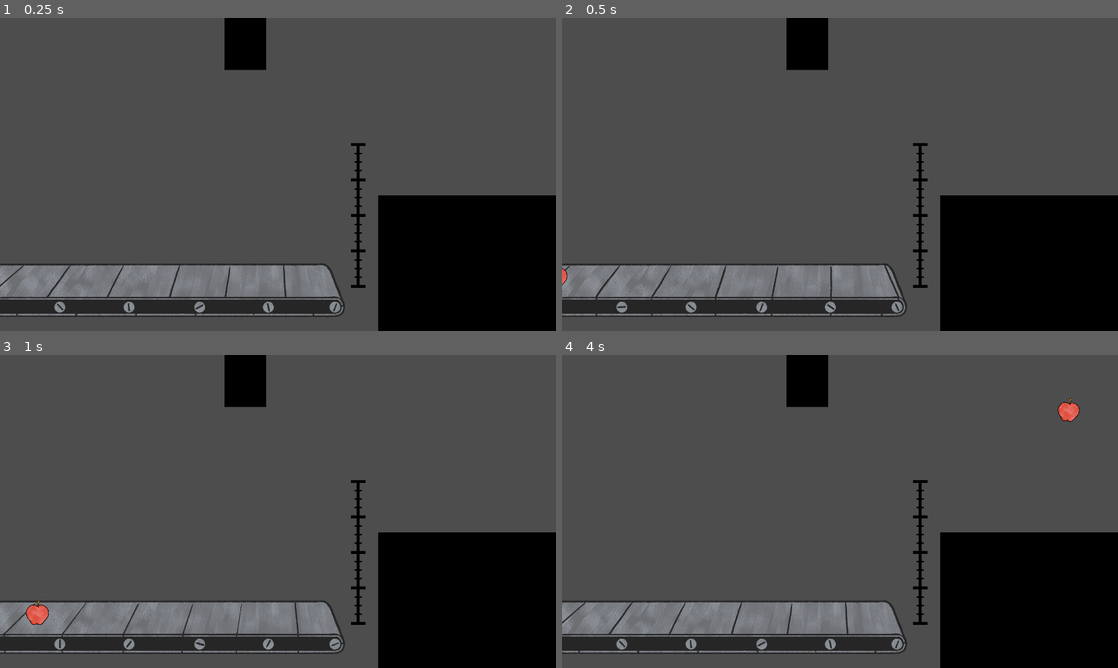
Above: before the commit, frames 1-4 (two rows, left to right).
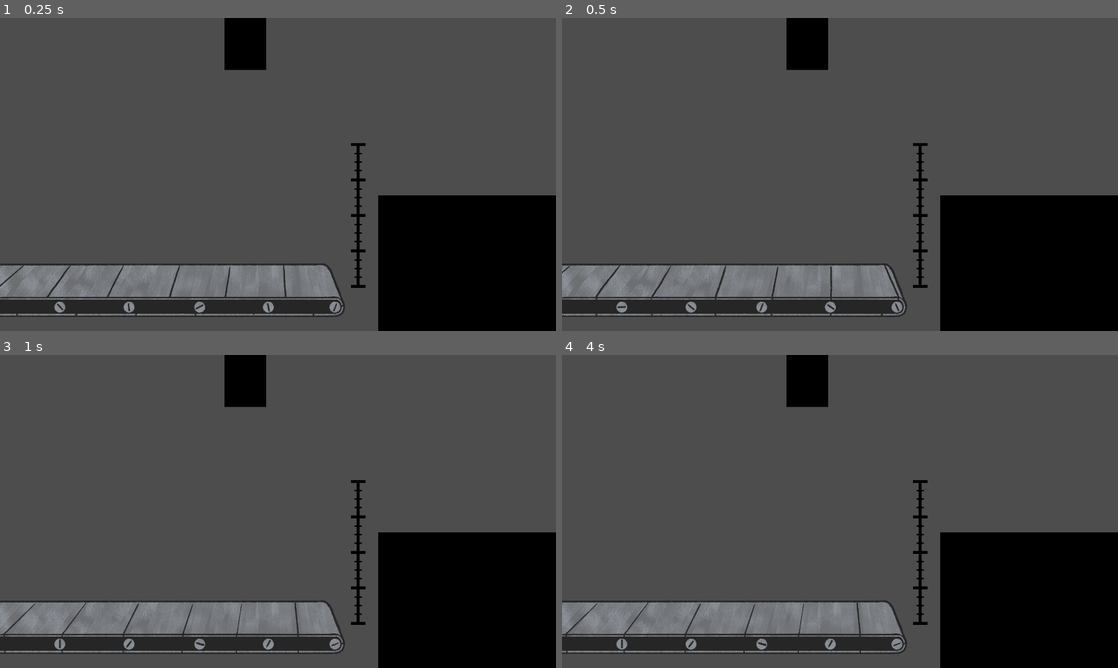
Above: after the commit, the same moments.

Repository: saadjiqbal/tip-the-scales
Game: Godot game, scene res://scenes/game.tscn
Same seed, same stepped clock (60 frames per second), same inputs: the game is played once before the commit and once after it. The project has no main scene, so this scene is started directly.
Inputs (mouse positions are in pixels of both pictures, inside the frame that each line leads up to):
- Up to frame 1 (0.25 s): no input
- Up to frame 2 (0.5 s): no input
- Up to frame 3 (1 s): tap Enter (ui_accept) at 0.5, 0.77 s; move the mouse to (400, 495) at 0.52 s; press the mouse at (400, 495) at 0.53 s; right-click (400, 495) at 0.8 s
- Up to frame 4 (4 s): tap Enter (ui_accept) at 1.07, 1.52, 1.55, 1.82, 2.1, 3.02, 3.32, 3.77, 3.8 s; move the mouse to (623, 611) at 1.27 s; release the mouse at (623, 611) at 1.28 s; right-click (623, 611) at 1.35 s; move the mouse to (895, 442) at 2.02 s; press the mouse at (895, 442) at 2.03 s; move the mouse to (812, 574) at 2.77 s; release the mouse at (812, 574) at 2.78 s; click (812, 574) at 2.85 s; right-click (812, 574) at 3.05 s; move the mouse to (1006, 558) at 3.52 s; hold Right mouse button (RightClick) from 3.53 s (still down)

Frame 1 is identical in both runs. In frame 2, less than 0.1% of the frame differs, in the area x 0-1%, y 80-86%; in frame 3, 0.2%; in frame 4, 0.7%, in the area x 0-94%, y 13-96%.

Commit message:
Object spawner in progress

Diff:
--- /dev/null
+++ b/scenes/ObjectSpawner.tscn
@@ -0,0 +1,10 @@
+[gd_scene load_steps=2 format=3 uid="uid://iqxos2m212q1"]
+
+[ext_resource type="Script" path="res://scenes/object_spawner.gd" id="1_o66ed"]
+
+[node name="ObjectSpawner" type="Node2D"]
+script = ExtResource("1_o66ed")
+
+[node name="RayCast2D" type="RayCast2D" parent="."]
+position = Vector2(800, 0)
+scale = Vector2(5, 7)
--- a/scenes/game.tscn
+++ b/scenes/game.tscn
@@ -1,13 +1,13 @@
 [gd_scene load_steps=9 format=3 uid="uid://xjnffox0uabc"]
 
 [ext_resource type="Script" path="res://scripts/game.gd" id="1_nx7mq"]
-[ext_resource type="PackedScene" uid="uid://h00het4fwakf" path="res://scenes/objects/apple.tscn" id="2_d56ds"]
 [ext_resource type="PackedScene" uid="uid://byfxcixpc3i6f" path="res://scenes/conveyor_belt.tscn" id="3_f8gkv"]
 [ext_resource type="Texture2D" uid="uid://63ek7v7otbi7" path="res://sprites/place_holder_art/Temp_Ruler.png" id="4_ein4x"]
 [ext_resource type="PackedScene" uid="uid://bqtmnirqb2oaw" path="res://scenes/platform.tscn" id="5_31v04"]
 [ext_resource type="PackedScene" uid="uid://cmqhipa1dja3t" path="res://scenes/scanner.tscn" id="5_t77b4"]
 [ext_resource type="PackedScene" uid="uid://l5sgoluep11v" path="res://scenes/teleporter.tscn" id="7_x186n"]
 [ext_resource type="AudioStream" uid="uid://bp85jp075xji8" path="res://Audio/Music/S06_E06_GMTK_2024.mp3" id="8_8ehep"]
+[ext_resource type="PackedScene" uid="uid://iqxos2m212q1" path="res://scenes/ObjectSpawner.tscn" id="9_ckpqg"]
 
 [node name="Game" type="Node2D"]
 script = ExtResource("1_nx7mq")
@@ -20,9 +20,6 @@
 
 [node name="ConveyorBelt" parent="." instance=ExtResource("3_f8gkv")]
 
-[node name="Apple" parent="." instance=ExtResource("2_d56ds")]
-position = Vector2(-76, 849)
-
 [node name="Ruler" type="Sprite2D" parent="."]
 position = Vector2(1237, 681)
 texture = ExtResource("4_ein4x")
@@ -34,3 +31,6 @@
 
 [node name="AudioStreamPlayer" type="AudioStreamPlayer" parent="."]
 stream = ExtResource("8_8ehep")
+
+[node name="ObjectSpawner" parent="." instance=ExtResource("9_ckpqg")]
+position = Vector2(234, 433)
--- /dev/null
+++ b/scenes/object_spawner.gd
@@ -0,0 +1,35 @@
+extends Node2D
+
+
+var core_0 = preload("res://scenes/objects/core_0.tscn")
+var arm_0 = preload("res://scenes/objects/arm_0.tscn")
+var antenna_0 = preload("res://scenes/objects/antenna_0.tscn")
+var thruster_0 = preload("res://scenes/objects/thruster_0.tscn")
+
+var needs_parts : bool
+
+var robot_01_level : bool = true
+
+var robot_01_parts : Array = [core_0, arm_0, arm_0, antenna_0, thruster_0]
+var part_number : int = 0
+
+# Called when the node enters the scene tree for the first time.
+func _ready() -> void:
+	needs_parts = true
+
+# Called every frame. 'delta' is the elapsed time since the previous frame.
+func _process(delta: float) -> void:
+	var get_part = robot_01_parts[part_number]
+
+	if robot_01_level == true && part_number == 0:
+		get_part.instantiate()
+		print(get_part)
+		part_number += 1
+
+
+	if $RayCast2D.is_colliding() and needs_parts:
+		get_part.instantiate()
+		part_number += 1
+
+	if part_number > robot_01_parts.size():
+		needs_parts = false
--- /dev/null
+++ b/scenes/objects/antenna_0.tscn
@@ -0,0 +1,34 @@
+[gd_scene load_steps=6 format=3 uid="uid://dse7ikrhar230"]
+
+[ext_resource type="Script" path="res://scripts/object_resize.gd" id="1_td8tf"]
+[ext_resource type="Texture2D" uid="uid://cqkayfni6cerd" path="res://sprites/parts/antenna_0.png" id="2_74fcd"]
+[ext_resource type="AudioStream" uid="uid://f1tduffby4tp" path="res://Audio/SFX/SFX_Ratchet.wav" id="3_sm087"]
+
+[sub_resource type="RectangleShape2D" id="RectangleShape2D_fkdjl"]
+size = Vector2(244, 69)
+
+[sub_resource type="RectangleShape2D" id="RectangleShape2D_jn520"]
+size = Vector2(243, 69)
+
+[node name="antenna_0" type="RigidBody2D"]
+visible = false
+script = ExtResource("1_td8tf")
+
+[node name="Sprite2D" type="Sprite2D" parent="."]
+texture = ExtResource("2_74fcd")
+
+[node name="CollisionShape2D" type="CollisionShape2D" parent="."]
+position = Vector2(1, 5.5)
+shape = SubResource("RectangleShape2D_fkdjl")
+
+[node name="Area2D" type="Area2D" parent="."]
+
+[node name="CollisionShape2D" type="CollisionShape2D" parent="Area2D"]
+position = Vector2(1.5, 5.5)
+shape = SubResource("RectangleShape2D_jn520")
+
+[node name="AudioStreamPlayer" type="AudioStreamPlayer" parent="."]
+stream = ExtResource("3_sm087")
+
+[connection signal="mouse_entered" from="Area2D" to="." method="_on_area_2d_mouse_entered"]
+[connection signal="mouse_exited" from="Area2D" to="." method="_on_area_2d_mouse_exited"]
--- a/scenes/objects/apple.tscn
+++ b/scenes/objects/apple.tscn
@@ -29,7 +29,7 @@
 position = Vector2(0, -5)
 shape = SubResource("RectangleShape2D_mvn37")
 
-[node name="AudioStreamPlayer2D" type="AudioStreamPlayer2D" parent="."]
+[node name="AudioStreamPlayer" type="AudioStreamPlayer" parent="."]
 stream = ExtResource("3_vvvxg")
 
 [connection signal="mouse_entered" from="Area2D" to="." method="_on_area_2d_mouse_entered"]
--- /dev/null
+++ b/scenes/objects/arm_0.tscn
@@ -0,0 +1,34 @@
+[gd_scene load_steps=6 format=3 uid="uid://crlswu3b5lhva"]
+
+[ext_resource type="Script" path="res://scripts/object_resize.gd" id="1_r0juf"]
+[ext_resource type="Texture2D" uid="uid://bci5r6orau8sk" path="res://sprites/parts/arm_0.png" id="2_xuttj"]
+[ext_resource type="AudioStream" uid="uid://f1tduffby4tp" path="res://Audio/SFX/SFX_Ratchet.wav" id="3_qqwua"]
+
+[sub_resource type="RectangleShape2D" id="RectangleShape2D_fkdjl"]
+size = Vector2(244, 69)
+
+[sub_resource type="RectangleShape2D" id="RectangleShape2D_jn520"]
+size = Vector2(243, 69)
+
+[node name="arm_0" type="RigidBody2D"]
+visible = false
+script = ExtResource("1_r0juf")
+
+[node name="Sprite2D" type="Sprite2D" parent="."]
+texture = ExtResource("2_xuttj")
+
+[node name="CollisionShape2D" type="CollisionShape2D" parent="."]
+position = Vector2(0.5, -0.5)
+shape = SubResource("RectangleShape2D_fkdjl")
+
+[node name="Area2D" type="Area2D" parent="."]
+
+[node name="CollisionShape2D" type="CollisionShape2D" parent="Area2D"]
+position = Vector2(2, -1)
+shape = SubResource("RectangleShape2D_jn520")
+
+[node name="AudioStreamPlayer" type="AudioStreamPlayer" parent="."]
+stream = ExtResource("3_qqwua")
+
+[connection signal="mouse_entered" from="Area2D" to="." method="_on_area_2d_mouse_entered"]
+[connection signal="mouse_exited" from="Area2D" to="." method="_on_area_2d_mouse_exited"]
--- /dev/null
+++ b/scenes/objects/core_0.tscn
@@ -0,0 +1,34 @@
+[gd_scene load_steps=6 format=3 uid="uid://bjc315xx680qn"]
+
+[ext_resource type="Script" path="res://scripts/object_resize.gd" id="1_trlnb"]
+[ext_resource type="Texture2D" uid="uid://dd6jiq85g6k47" path="res://sprites/parts/core_0.png" id="2_10ayl"]
+[ext_resource type="AudioStream" uid="uid://f1tduffby4tp" path="res://Audio/SFX/SFX_Ratchet.wav" id="3_subvo"]
+
+[sub_resource type="RectangleShape2D" id="RectangleShape2D_fkdjl"]
+size = Vector2(244, 69)
+
+[sub_resource type="RectangleShape2D" id="RectangleShape2D_jn520"]
+size = Vector2(243, 69)
+
+[node name="core_0" type="RigidBody2D"]
+visible = false
+script = ExtResource("1_trlnb")
+
+[node name="Sprite2D" type="Sprite2D" parent="."]
+texture = ExtResource("2_10ayl")
+
+[node name="CollisionShape2D" type="CollisionShape2D" parent="."]
+position = Vector2(0, -2)
+shape = SubResource("RectangleShape2D_fkdjl")
+
+[node name="Area2D" type="Area2D" parent="."]
+
+[node name="CollisionShape2D" type="CollisionShape2D" parent="Area2D"]
+position = Vector2(0, -2)
+shape = SubResource("RectangleShape2D_jn520")
+
+[node name="AudioStreamPlayer" type="AudioStreamPlayer" parent="."]
+stream = ExtResource("3_subvo")
+
+[connection signal="mouse_entered" from="Area2D" to="." method="_on_area_2d_mouse_entered"]
+[connection signal="mouse_exited" from="Area2D" to="." method="_on_area_2d_mouse_exited"]
--- /dev/null
+++ b/scenes/objects/thruster_0.tscn
@@ -0,0 +1,33 @@
+[gd_scene load_steps=6 format=3 uid="uid://bb88jfntr3bf0"]
+
+[ext_resource type="Script" path="res://scripts/object_resize.gd" id="1_t2vgs"]
+[ext_resource type="Texture2D" uid="uid://bvcyvdgosj8ie" path="res://sprites/parts/thruster_0.png" id="2_d0pv6"]
+[ext_resource type="AudioStream" uid="uid://f1tduffby4tp" path="res://Audio/SFX/SFX_Ratchet.wav" id="3_swvdk"]
+
+[sub_resource type="RectangleShape2D" id="RectangleShape2D_fkdjl"]
+size = Vector2(244, 69)
+
+[sub_resource type="RectangleShape2D" id="RectangleShape2D_jn520"]
+size = Vector2(243, 69)
+
+[node name="thruster_0" type="RigidBody2D"]
+script = ExtResource("1_t2vgs")
+
+[node name="Sprite2D" type="Sprite2D" parent="."]
+texture = ExtResource("2_d0pv6")
+
+[node name="CollisionShape2D" type="CollisionShape2D" parent="."]
+position = Vector2(1, -0.5)
+shape = SubResource("RectangleShape2D_fkdjl")
+
+[node name="Area2D" type="Area2D" parent="."]
+
+[node name="CollisionShape2D" type="CollisionShape2D" parent="Area2D"]
+position = Vector2(1.5, -0.5)
+shape = SubResource("RectangleShape2D_jn520")
+
+[node name="AudioStreamPlayer" type="AudioStreamPlayer" parent="."]
+stream = ExtResource("3_swvdk")
+
+[connection signal="mouse_entered" from="Area2D" to="." method="_on_area_2d_mouse_entered"]
+[connection signal="mouse_exited" from="Area2D" to="." method="_on_area_2d_mouse_exited"]
--- a/scenes/teleporter.tscn
+++ b/scenes/teleporter.tscn
@@ -1,7 +1,7 @@
 [gd_scene load_steps=4 format=3 uid="uid://l5sgoluep11v"]
 
 [ext_resource type="Texture2D" uid="uid://dkr81ncof3g5t" path="res://sprites/place_holder_art/Temp_Box.png" id="1_lui12"]
-[ext_resource type="Script" path="res://scenes/teleporter.gd" id="2_st1fq"]
+[ext_resource type="Script" path="res://scripts/teleporter.gd" id="2_st1fq"]
 [ext_resource type="AudioStream" uid="uid://lbqvrytov8fl" path="res://Audio/SFX/SFX_Teleport_03.wav" id="3_1p2uf"]
 
 [node name="Teleporter" type="Sprite2D"]
--- a/scripts/object_resize.gd
+++ b/scripts/object_resize.gd
@@ -27,17 +27,17 @@
 
 	#Left click to scale up the object
 	if Input.is_action_pressed("LeftClick") && mouse_in_object:
-		if sprite_2d.scale.x < 0.8:
+		if sprite_2d.scale.x <= 1.5:
 			scale_object_up = true
 		else:
 			scale_object_up = false
-		if $AudioStreamPlayer2D.playing == false:
-			$AudioStreamPlayer2D.playing = true
+		if $AudioStreamPlayer.playing == false:
+			$AudioStreamPlayer.playing = true
 
 	if Input.is_action_just_released("LeftClick"):
 		scale_object_up = false
-		if $AudioStreamPlayer2D.playing == true:
-			$AudioStreamPlayer2D.playing = false
+		if $AudioStreamPlayer.playing == true:
+			$AudioStreamPlayer.playing = false
 
 	if scale_object_up:
 		sprite_2d.scale.x += sprite_2d.scale.x * delta
@@ -51,14 +51,17 @@
 
 	#Right click to scale the object down
 	if Input.is_action_pressed("RightClick") && mouse_in_object:
-		scale_object_down = true
-		if $AudioStreamPlayer2D.playing == false:
-			$AudioStreamPlayer2D.playing = true
+		if sprite_2d.scale.x >= 0.2:
+			scale_object_down = true
+		else:
+			scale_object_down = false
+		if $AudioStreamPlayer.playing == false:
+			$AudioStreamPlayer.playing = true
 
 	if Input.is_action_just_released("RightClick"):
 		scale_object_down = false
-		if $AudioStreamPlayer2D.playing == true:
-			$AudioStreamPlayer2D.playing = false
+		if $AudioStreamPlayer.playing == true:
+			$AudioStreamPlayer.playing = false
 
 	if scale_object_down:
 		sprite_2d.scale.x += -sprite_2d.scale.x * delta
--- a/scenes/teleporter.gd
+++ b/scripts/teleporter.gd
@@ -4,5 +4,6 @@
 func _process(delta: float) -> void:
 	#Teleports the object coliding with the raycast
 	if Input.is_action_just_pressed("ui_accept") and $RayCast2D.is_colliding():
-		$RayCast2D.get_collider().position = Vector2(1600, 0)
+		var ObjectPosition = $RayCast2D.get_collider().position
+		ObjectPosition = self.position
 		$AudioStreamPlayer.play()
